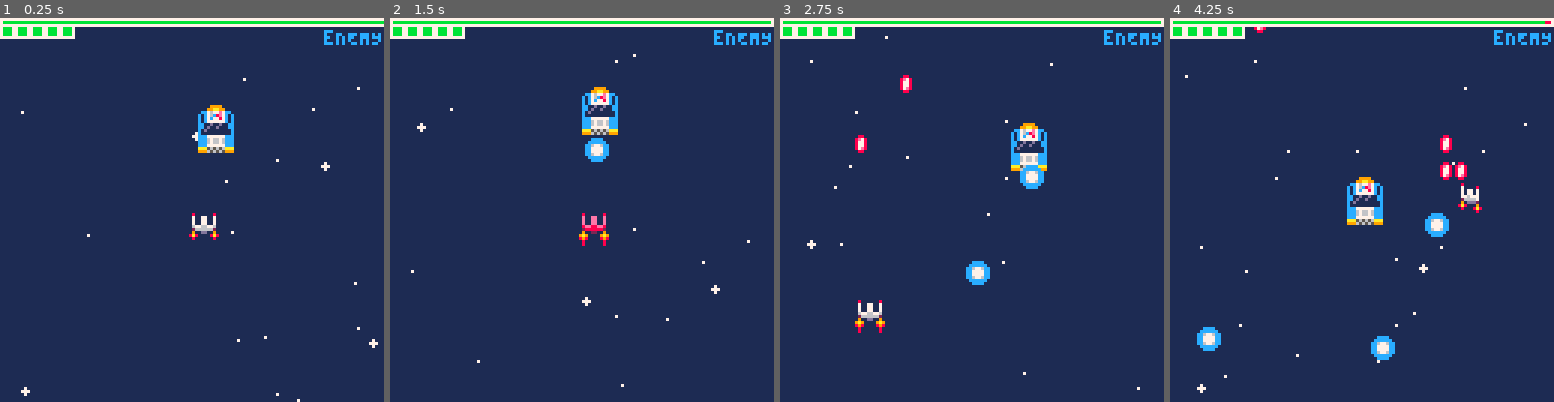
Above: before the commit, frames 1-4 (left to right).
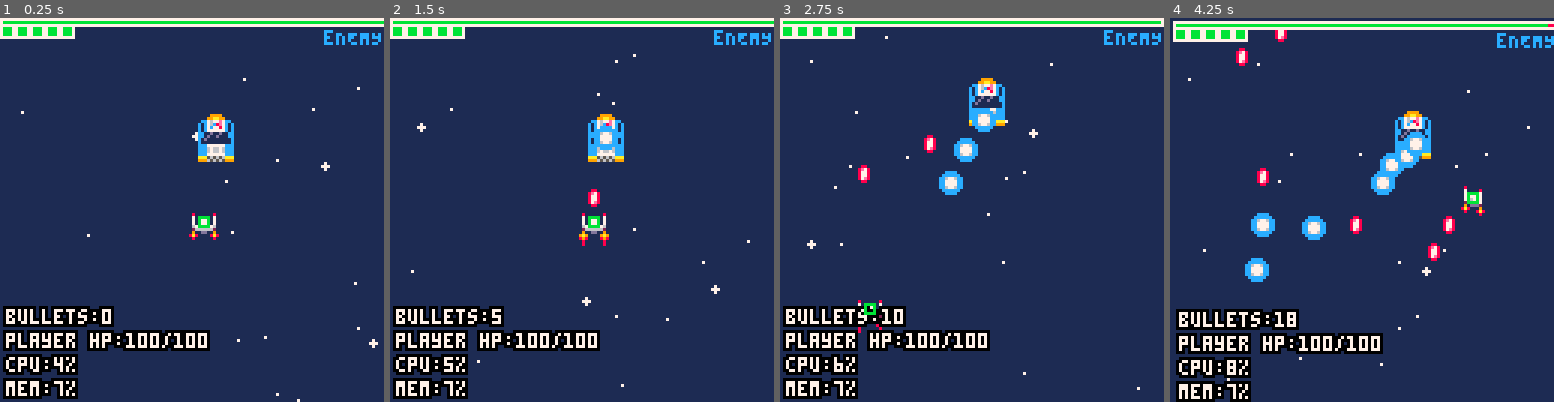
Above: after the commit, the same moments.

Repository: QuentinWidlocher/YogcastJam2020
Game: PICO-8 cartridge game.p8
The game is run twice, just before and just after one commit, with the same random seed, the same clock (stepped at 60 frames per second) and the same inputs.
Inputs:
- Up to frame 1 (0.25 s): no input
- Up to frame 2 (1.5 s): tap O (Z key) at 0.33, 0.7, 1.43 s; tap X (X key) at 1.07 s
- Up to frame 3 (2.75 s): hold Left 1.97-2.37 s; tap X (X key) at 2.07, 2.4, 2.73 s; tap O (Z key) at 2.22 s; hold Down from 2.42 s (still down)
- Up to frame 4 (4.25 s): release Down at 2.82 s; hold Right 2.87-3.53 s; tap X (X key) every 0.33 s from 3.07 to 4.07 s; tap O (Z key) at 3.1, 3.98 s; hold Up 3.58-4.08 s; hold Right from 4.13 s (still down)

The runs differ from the first frame. In frame 1, 7.2% of the frame differs, in the area x 0-61%, y 22-100%; in frame 2, 7.9%; in frame 3, 9.8%; in frame 4, 16%, in the area x 0-100%, y 0-100%.

Commit message:
:sparkles: Basic Superhot modifier

Diff:
--- a/game.p8
+++ b/game.p8
@@ -10,9 +10,10 @@
 #include src/models/game-object.model.lua
 
 #include src/models/shooting-types/shooting-type.model.lua
+#include src/models/shooting-types/default.model.lua
+#include src/models/shooting-types/superhot.model.lua
 #include src/models/shooting-types/trishot.model.lua
 #include src/models/shooting-types/homing.model.lua
-#include src/models/shooting-types/default.model.lua
 #include src/models/shooting-types/trishot.model.lua
 #include src/models/shooting-types/bulletstream.model.lua
 
@@ -20,6 +21,9 @@
 #include src/models/moving-types/default-bullet.model.lua
 #include src/models/moving-types/default-player.model.lua
 #include src/models/moving-types/default-enemy.model.lua
+#include src/models/moving-types/superhot-player.model.lua
+#include src/models/moving-types/superhot-bullet.model.lua
+#include src/models/moving-types/superhot-enemy.model.lua
 #include src/models/moving-types/grid-player.model.lua
 
 #include src/models/bullet.model.lua
--- a/src/draw/debug.draw.lua
+++ b/src/draw/debug.draw.lua
@@ -8,6 +8,7 @@
         {label = "cpu", value = ceil(stat(1)*100).."%"},
         -- {label = "state", value = STATE},
         {label = "player hp", value = player.hp.value.."/"..player.hp.max},
+        {label = "bullets", value = #bulletPool},
     }
     for i = 1, #debug do
         local dbg = debug[i]
--- a/src/draw/main.draw.lua
+++ b/src/draw/main.draw.lua
@@ -12,5 +12,5 @@
     draw_player()
     draw_bullets()
     draw_bossbar()
-    draw_debug(false)
+    draw_debug(true)
 end
--- a/src/init/enemies.init.lua
+++ b/src/init/enemies.init.lua
@@ -9,8 +9,10 @@
         h = fromOct(2),
         x = SCREEN_SIZE / 2,
         y = SCREEN_SIZE / 4,
-        shootingType = DefaultShootingType:new(),
-        movingType = DefaultEnemyMovingType:new(),
+        shootingType = SuperhotShootingType:new({
+            baseShootingType = HomingShootingType:new()
+        }),
+        movingType = SuperhotEnemyMovingType:new(),
     })
 
     add(enemies, enemy)
--- a/src/init/player.init.lua
+++ b/src/init/player.init.lua
@@ -3,6 +3,10 @@
     ---@type Player
     player = Player:new({
         x = SCREEN_SIZE/2,
-        y = SCREEN_SIZE/2
+        y = SCREEN_SIZE/2,
+        shootingType = SuperhotShootingType:new({
+            baseShootingType = DefaultShootingType:new()
+        }),
+        movingType = SuperhotPlayerMovingType:new(),
     })
 end
--- a/src/models/basic-enemy.model.lua
+++ b/src/models/basic-enemy.model.lua
@@ -32,14 +32,21 @@
     self.shootingType.cooldown.value = self.shootingType.cooldown.value + 1
 
     if self.shootingType.cooldown.value >= self.shootingType.cooldown.max then
+
+        local bullet = Bullet:new({ playerVersion = false })
+        bullet:init()
+
         local pos = self:getCenteredPos()
+
+        pos = {
+            x = pos.x - (bullet.w/2),
+            y = pos.y - (bullet.h/2),
+        }
+
         local targetPos = player:getCenteredPos()
 
         self.shootingType.from = pos
         self.shootingType.dir = subtractVectors(pos, targetPos)
-
-        local bullet = Bullet:new({ playerVersion = false })
-        bullet:init()
 
         self.shootingType:shoot(bullet)
 
--- a/src/models/bullet.model.lua
+++ b/src/models/bullet.model.lua
@@ -14,7 +14,6 @@
 
     speed = 2,
     dir = { x = 0, y = 0 },
-    life = 100,
     dmg = 1,
 
     w = fromOct(1),
@@ -31,5 +30,10 @@
 
 function Bullet:update()
     self.movingType:move(self)
-    self.life = self.life - 1
 end
+
+function Bullet:addToPool()
+    if (#bulletPool < 200) then
+        add(bulletPool, self)
+    end
+end
--- a/src/models/moving-types/default-bullet.model.lua
+++ b/src/models/moving-types/default-bullet.model.lua
@@ -1,5 +1,7 @@
 ---@class DefaultBulletMovingType : MovingType
-DefaultBulletMovingType = MovingType:new()
+DefaultBulletMovingType = MovingType:new({
+    __type = "DefaultBulletMovingType",
+})
 
 function DefaultBulletMovingType:move(bullet)
     bullet.x = bullet.x + (bullet.dir.x * bullet.speed)
--- a/src/models/moving-types/default-enemy.model.lua
+++ b/src/models/moving-types/default-enemy.model.lua
@@ -1,5 +1,7 @@
 ---@class DefaultEnemyMovingType : MovingType
-DefaultEnemyMovingType = MovingType:new()
+DefaultEnemyMovingType = MovingType:new({
+    __type = "DefaultEnemyMovingType",
+})
 
 function DefaultEnemyMovingType:move(enemy)
 
--- a/src/models/moving-types/default-player.model.lua
+++ b/src/models/moving-types/default-player.model.lua
@@ -1,5 +1,7 @@
 ---@class DefaultPlayerMovingType : MovingType
-DefaultPlayerMovingType = MovingType:new()
+DefaultPlayerMovingType = MovingType:new({
+    __type = "DefaultPlayerMovingType",
+})
 
 function DefaultPlayerMovingType:move(player)
 
--- a/src/models/moving-types/grid-player.model.lua
+++ b/src/models/moving-types/grid-player.model.lua
@@ -1,4 +1,6 @@
-GridPlayerMovingType = MovingType:new()
+GridPlayerMovingType = MovingType:new({
+    __type = "GridPlayerMovingType",
+})
 
 playerGridx = 8
 playerGridy = 8
--- a/src/models/moving-types/moving-type.model.lua
+++ b/src/models/moving-types/moving-type.model.lua
@@ -1,5 +1,7 @@
 ---@class MovingType
-MovingType = {}
+MovingType = {
+    __type = "MovingType",
+}
 
 ---@param o MovingType
 ---@return MovingType
--- /dev/null
+++ b/src/models/moving-types/superhot-bullet.model.lua
@@ -0,0 +1,11 @@
+---@class SuperhotBulletMovingType : MovingType
+SuperhotBulletMovingType = MovingType:new({
+    baseMovingType = DefaultBulletMovingType:new(),
+    __type = "SuperhotBulletMovingType",
+})
+
+function SuperhotBulletMovingType:move(bullet)
+    if player:isMoving() then
+        self.baseMovingType:move(bullet)
+    end
+end
--- /dev/null
+++ b/src/models/moving-types/superhot-enemy.model.lua
@@ -0,0 +1,11 @@
+---@class SuperhotEnemyMovingType : MovingType
+SuperhotEnemyMovingType = MovingType:new({
+    __type = "SuperhotEnemyMovingType",
+})
+
+---@param enemy BasicEnemy
+function SuperhotEnemyMovingType:move(enemy)
+    if player:isMoving() then
+        DefaultEnemyMovingType:move(enemy)
+    end
+end
--- /dev/null
+++ b/src/models/moving-types/superhot-player.model.lua
@@ -0,0 +1,9 @@
+---@class SuperhotPlayerMovingType : MovingType
+SuperhotPlayerMovingType = MovingType:new({
+    __type = "SuperhotPlayerMovingType",
+})
+
+---@param player Player
+function SuperhotPlayerMovingType:move(player)
+    DefaultPlayerMovingType:move(player)
+end
--- a/src/models/shooting-types/bulletstream.model.lua
+++ b/src/models/shooting-types/bulletstream.model.lua
@@ -2,7 +2,9 @@
 BulletstreamShootingType = ShootingType:new({
     cooldown = { value = 0, max = 40 },
     speed = 2.5,
-    sprite = 68
+    sprite = 68,
+
+    __type = "BulletstreamShootingType",
 })
 
 ---@param bullet Bullet
@@ -16,6 +18,6 @@
     for i=1,4 do
         local bulletCopy = shallowCopy(bullet)
         bulletCopy.speed = i * (2.5/4)
-        add(bulletPool, bulletCopy)
+        bulletCopy:addToPool()
     end
 end
--- a/src/models/shooting-types/default.model.lua
+++ b/src/models/shooting-types/default.model.lua
@@ -2,6 +2,8 @@
 DefaultShootingType = ShootingType:new({
     cooldown = { value = 0, max = 20 },
     speed = 2,
+
+    __type = "DefaultShootingType",
 })
 
 ---@param bullet Bullet
@@ -12,5 +14,5 @@
     bullet.dir = normalize(self.dir)
 
     -- add the bullet to the pool so it'll be drawn and updated
-    add(bulletPool, bullet)
+    bullet:addToPool()
 end
--- a/src/models/shooting-types/homing.model.lua
+++ b/src/models/shooting-types/homing.model.lua
@@ -3,10 +3,9 @@
     cooldown = { value = 0, max = 20 },
     speed = 1,
     sprite = 66,
+
+    __type = "HomingShootingType",
 })
-
-
-
 
 ---@param bullet Bullet
 function HomingShootingType:shoot(bullet)
@@ -70,10 +69,9 @@
             self.dir = normalize(subtractVectors(self:getCenteredPos(), target))
         end
 
-        self.x = self.x + (self.dir.x * self.speed)
-        self.y = self.y + (self.dir.y * self.speed)
+        bullet.movingType:move(bullet)
     end
 
     -- add the bullet to the pool so it'll be drawn and updated
-    add(bulletPool, bullet)
+    bullet:addToPool()
 end
--- a/src/models/shooting-types/shooting-type.model.lua
+++ b/src/models/shooting-types/shooting-type.model.lua
@@ -9,7 +9,9 @@
     dir = { x = 0, y = 0},
     cooldown = { value = 0, max = 10 },
     speed = 1,
-    sprite = 79
+    sprite = 79,
+
+    __type = "ShootingType",
 }
 
 ---@param o ShootingType
--- /dev/null
+++ b/src/models/shooting-types/superhot.model.lua
@@ -0,0 +1,18 @@
+---@class SuperhotShootingType : ShootingType
+---@field public baseShootingType ShootingType
+SuperhotShootingType = ShootingType:new({
+    baseShootingType = DefaultShootingType:new(),
+    __type = "SuperhotShootingType",
+})
+
+---@param bullet Bullet
+function SuperhotShootingType:shoot(bullet)
+    bullet.movingType = SuperhotBulletMovingType:new()
+
+    self.baseShootingType.from = self.from
+    self.baseShootingType.dir = self.dir
+    self.baseShootingType.cooldown = self.cooldown
+    self.baseShootingType.speed = self.speed
+
+    self.baseShootingType:shoot(bullet)
+end
--- a/src/models/shooting-types/trishot.model.lua
+++ b/src/models/shooting-types/trishot.model.lua
@@ -3,6 +3,8 @@
     cooldown = { value = 0, max = 20 },
     speed = 1,
     sprite = 69,
+
+    __type = "TrishotShootingType",
 })
 
 ---@param bullet Bullet
@@ -22,7 +24,7 @@
     lBullet.dir = rotateVector(bullet.dir, -rad)
 
     -- add the bullet to the pool so it'll be drawn and updated
-    add(bulletPool, bullet)
-    add(bulletPool, rBullet)
-    add(bulletPool, lBullet)
+    bullet:addToPool()
+    rBullet:addToPool()
+    lBullet:addToPool()
 end
--- a/src/update/bullets.update.lua
+++ b/src/update/bullets.update.lua
@@ -18,7 +18,7 @@
             end
         end
 
-        if (bullet.life <= 0) then
+        if not bullet:isInsideScreen() then
             add(bulletsToDelete, i)
         end
     end
